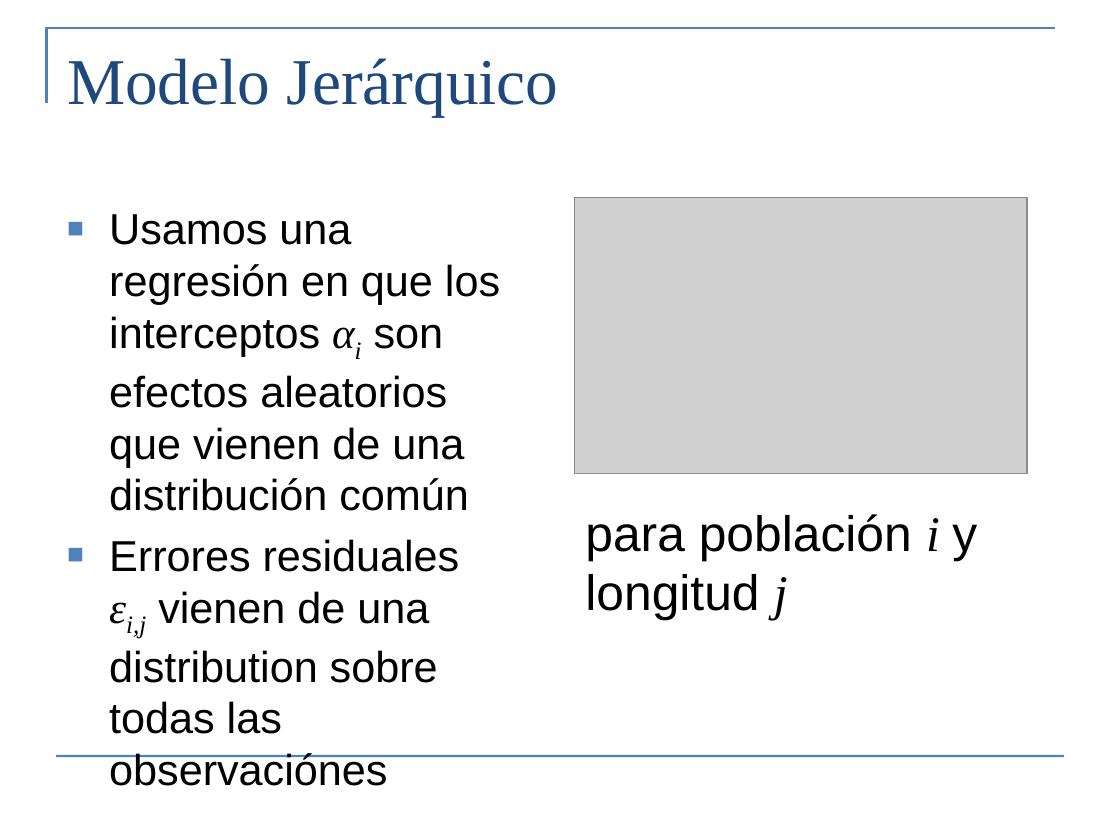
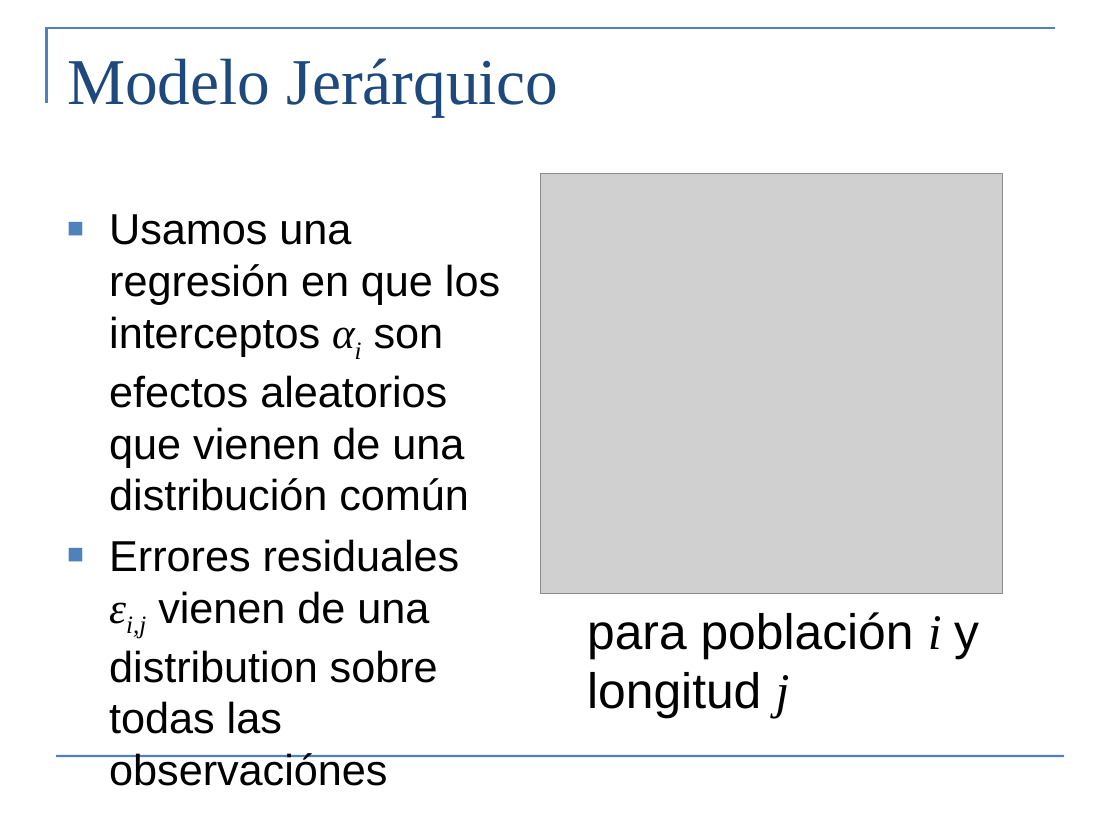
Before and after one commit to noblehendrix/ExtendingLMwithR, a slide deck: slide 8 of Day4/clase/Modelos_Jerarquicos 2018 final.pptx. Drawn at 1120x840 pixels with LibreOffice and Linux fonts; fonts in the diff are those of the drawing; grey boxes stand for pictures. Boxes give left, top, right and bottom in pixels: in the first picture for what was removed or moved away, otherwise in the second. Text is boxed around its words. In the diff, an @@ line names an element or a change of style, - is before the commit and + after.

```diff
--- a/Day4/clase/Modelos_Jerarquicos 2018 final.pptx
+++ b/Day4/clase/Modelos_Jerarquicos 2018 final.pptx
@@ picture: place and size @@
-picture at box(575, 198, 1027, 474)
+picture at box(541, 174, 1002, 594)
@@ text "para población i y longitud ...": place and size @@
-text "para población i y longitud ..." at box(585, 514, 977, 621)
+text "para población i y longitud ..." at box(587, 612, 979, 719)
```
Also in this commit, not shown: 4 other slides changed, 2 other files.
